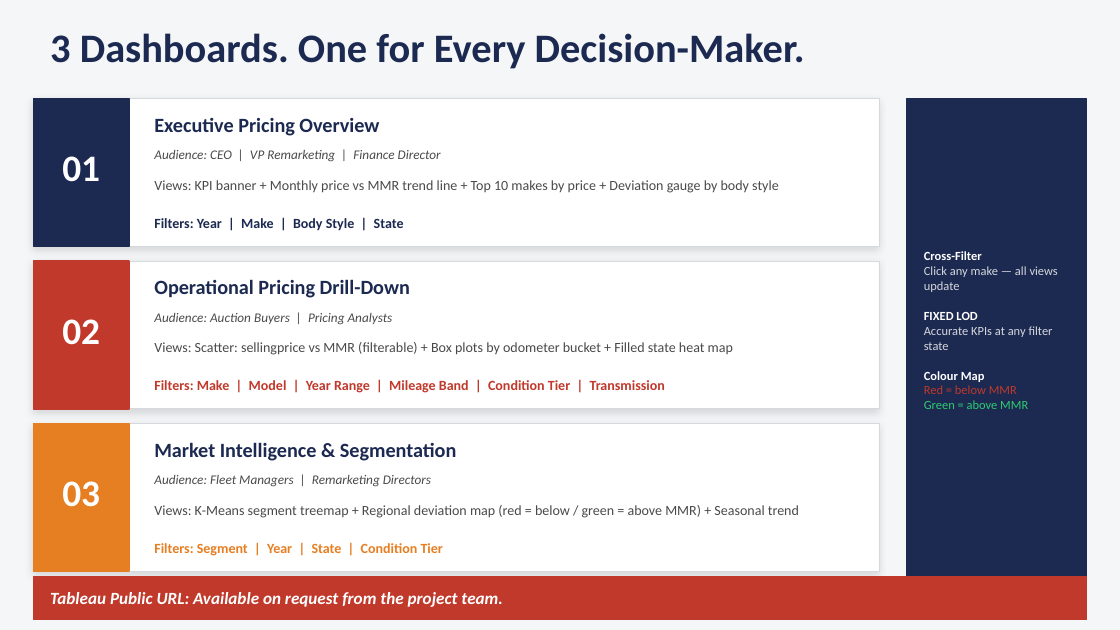
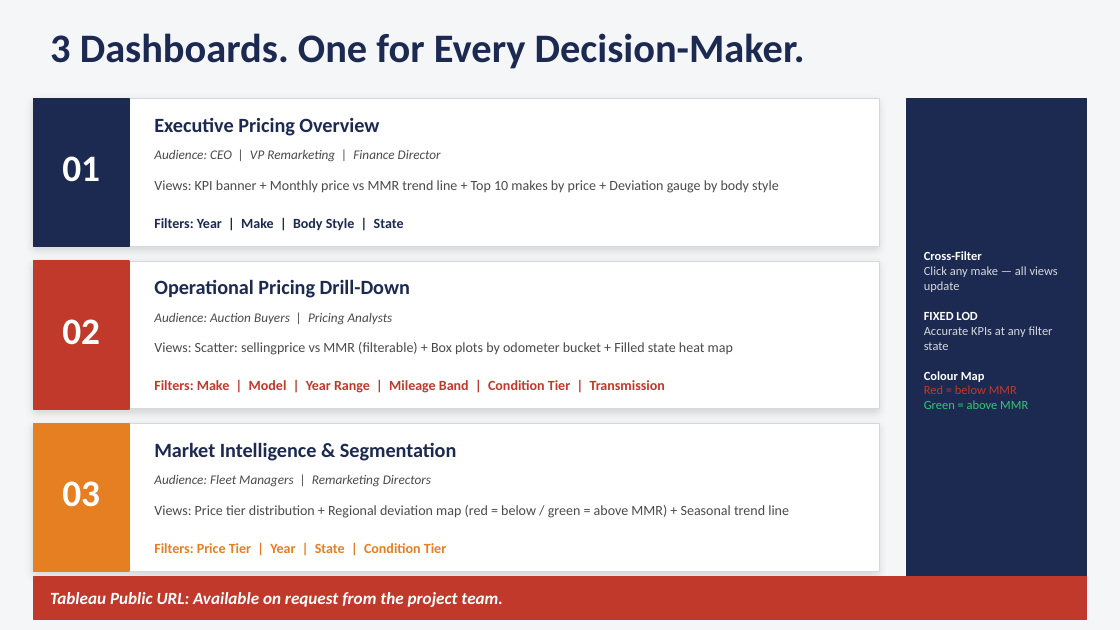
Before and after one commit to Abhinavbajpai30/SectionB_TeamG4_JudgingACarByItsCover, a slide deck: slide 7 of reports/presentation.pptx. Drawn at 1120x630 pixels with LibreOffice and Linux fonts; fonts in the diff are those of the drawing. Boxes give left, top, right and bottom in pixels: in the first picture for what was removed or moved away, otherwise in the second. Text is boxed around its words. In the diff, an @@ line names an element or a change of style, - is before the commit and + after.

```diff
--- a/reports/presentation.pptx
+++ b/reports/presentation.pptx
@@ text at [154,505,789,518]: text changed @@
-Views: K-Means segment treemap + Regional deviation map (red = below / green = above MMR) + Seasonal trend
+Views: Price tier distribution + Regional deviation map (red = below / green = above MMR) + Seasonal trend line
@@ text at [154,543,446,553]: text changed @@
-Filters: Segment | Year | State | Condition Tier
+Filters: Price Tier | Year | State | Condition Tier
```
Also in this commit, not shown: 3 other slides changed, 2 other files.
